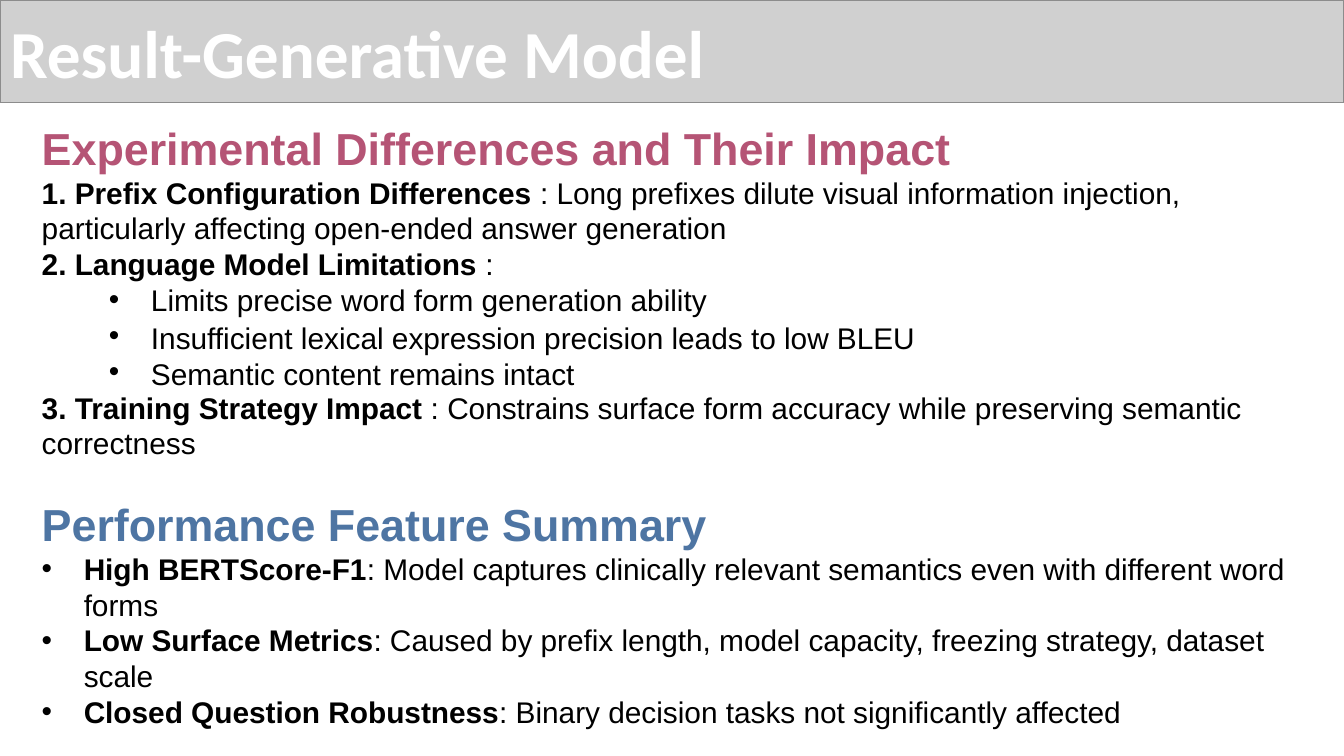
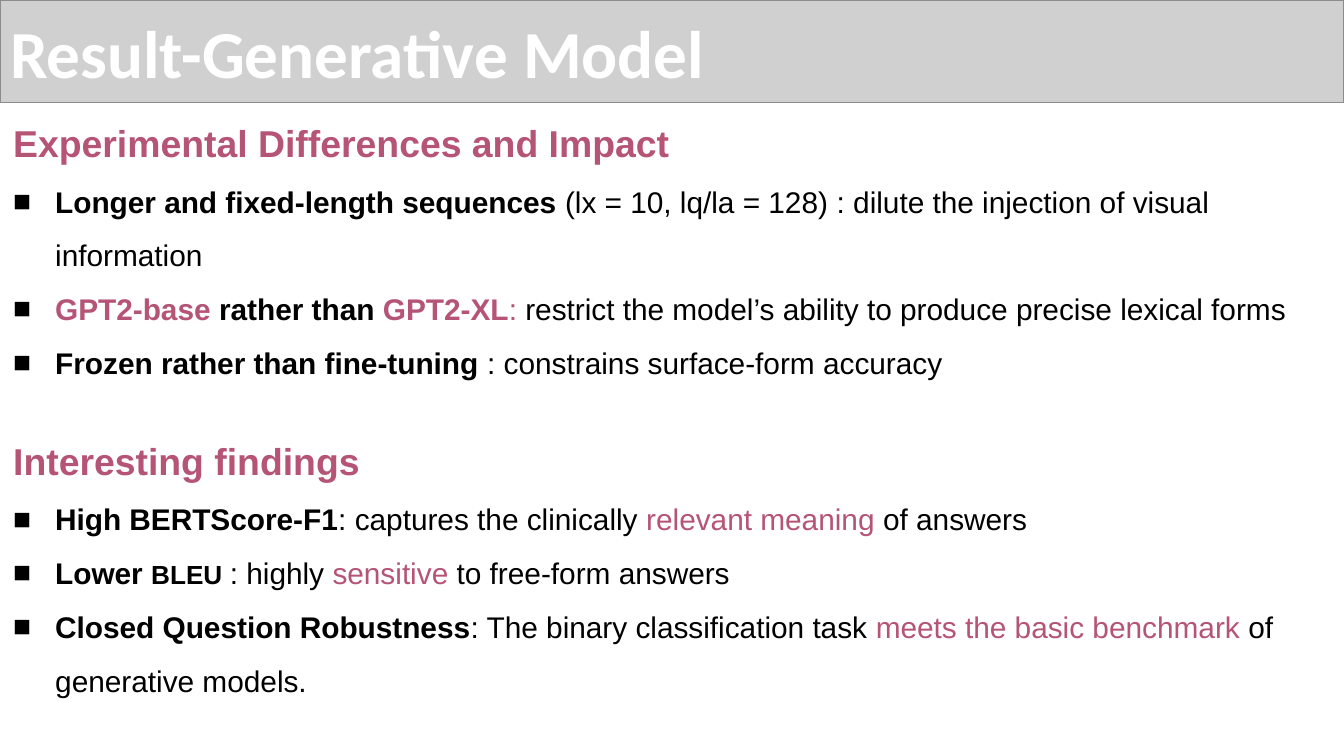
Before and after one commit to zhongjp21-coder/WOA7015_AlternativeAsscement, a slide deck: slide 13 of Report Dir/WOX7001_assignment2_zouting(24201617).pptx. Drawn at 1344x756 pixels with LibreOffice and Linux fonts; fonts in the diff are those of the drawing; grey boxes stand for pictures. Boxes give left, top, right and bottom in pixels: in the first picture for what was removed or moved away, otherwise in the second. Text is boxed around its words. In the diff, an @@ line names an element or a change of style, - is before the commit and + after.

```diff
--- a/Report Dir/WOX7001_assignment2_zouting(24201617).pptx
+++ b/Report Dir/WOX7001_assignment2_zouting(24201617).pptx
@@ text at bbox=[13, 130, 1285, 697]: text changed @@
-Experimental Differences and Their Impact
-1. Prefix Configuration Differences : Long prefixes dilute visual information injection, particularly affecting open-ended answer generation
-2. Language Model Limitations :
-  • Limits precise word form generation ability
-  • Insufficient lexical expression precision leads to low BLEU
-  • Semantic content remains intact
-3. Training Strategy Impact : Constrains surface form accuracy while preserving semantic correctness
-Performance Feature Summary
-• High BERTScore-F1: Model captures clinically relevant semantics even with different word forms
-• Low Surface Metrics: Caused by prefix length, model capacity, freezing strategy, dataset scale
-• Closed Question Robustness: Binary decision tasks not significantly affected
+Experimental Differences and Impact
+■ Longer and fixed-length sequences (lx = 10, lq/la = 128) : dilute the injection of visual information
+■ GPT2-base rather than GPT2-XL: restrict the model’s ability to produce precise lexical forms
+■ Frozen rather than fine-tuning : constrains surface-form accuracy
+Interesting findings
+■ High BERTScore-F1: captures the clinically relevant meaning of answers
+■ Lower BLEU : highly sensitive to free-form answers
+■ Closed Question Robustness: The binary classification task meets the basic benchmark of generative models.
```
Also in this commit, not shown: 3 slides added, 2 slides removed.
